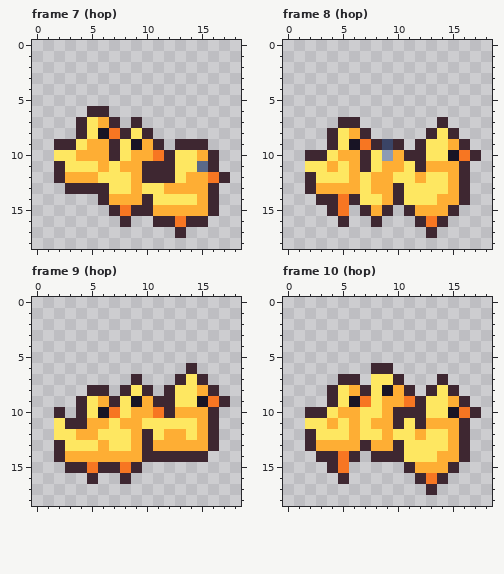
One commit to this pixel-art file: art/animals/chase-ducklings@50.aseprite. The picture above was drawn from the file before the commit.
19x19 pixels, 10 frames. Shown: frame 7 (hop), frame 8 (hop), frame 9 (hop), frame 10 (hop). The old version is drawn lined up with the new one. The commit also changed other frames, which this record leaves out.
After the commit:
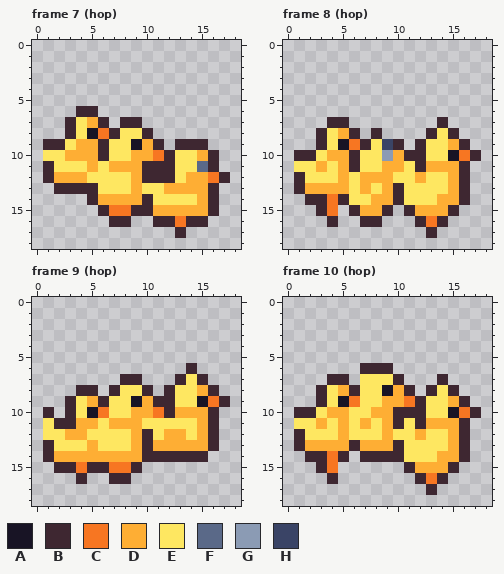
Palette (. is transparent): A #181425  B #3e2731  C #f77622  D #feae34  E #fee761  F #5a6988  G #8b9bb4  H #3a4466
Edits made:
whole drawing moved by +0,-1 (the old picture is shown already moved)
Frame 7 (hop):
y 6: x 4 . -> B; x 6 B -> .
y 7: x 3..8 .BEDB. -> BEDB.B
y 8: x 3..8 .BEACB -> BEACBE
y 9: x 1 . -> B; x 3..4 BE -> ED; x 6..7 DB -> BE
y 10: x 1 . -> E; x 3 E -> D; x 6..7 DB -> BE
y 11: x 1..2 .B -> BE; x 5..7 EDE -> DED
y 12: x 1..2 .B -> BD; x 5 D -> E
y 13: x 2 . -> B; x 6 B -> E
y 14: x 5..6 .B -> BD
y 15: x 6..7 .B -> BC
y 16: x 7 . -> B
Frame 8 (hop):
y 7: x 4 . -> B; x 6 B -> .
y 8: x 3..8 .BEDB. -> BEDB.B
y 9: x 3..8 .BEACB -> BEACBE
y 10: x 1 . -> B; x 3..4 BE -> ED; x 6..7 DB -> BE
y 11: x 1 . -> E; x 3..7 EDEDB -> DEDBE
y 12: x 1..2 .B -> BE; x 5..7 EDE -> DED
y 13: x 1..2 .B -> BD; x 6..8 DED -> EDE
y 14: x 2 . -> B; x 4..6 BCB -> CBE; x 8 E -> D
y 15: x 3..7 .BC.B -> BC.BD
y 16: x 4..5 .B -> B.; x 7 . -> B
Frame 9 (hop):
y 7: x 8 . -> B
y 8: x 4 . -> B; x 6..8 B.B -> .BE
y 9: x 3..7 .BEDB -> BEDBE
y 10: x 1..7 .B.BEAC -> B.BEACE
y 11: x 1..2 .E -> EB; x 4 B -> D; x 6..7 DE -> ED
y 12: x 1 . -> E; x 3 E -> D; x 5 D -> E
y 13: x 1..2 .B -> BE; x 5..6 ED -> DE
y 14: x 1..2 .B -> BD
y 15: x 2 . -> B; x 4..5 BC -> CB; x 7 B -> C
y 16: x 4..5 .B -> B.; x 7 . -> B
Frame 10 (hop):
y 6: x 7 . -> B
y 7: x 4 . -> B; x 6..7 B. -> .E
y 8: x 3..7 .BEDB -> BEDBE
y 9: x 3..7 .BEAC -> BEACE
y 10: x 1 . -> B; x 3..4 BE -> ED; x 6 D -> E; x 8 E -> D
y 11: x 1 . -> E; x 3..8 EDEDED -> DEDEDE
y 12: x 1..2 .B -> BE; x 5..6 ED -> DE
y 13: x 1..2 .B -> BD; x 6..7 DB -> BD
y 14: x 2 . -> B; x 4..7 BCB. -> CB.B
y 15: x 3..5 .BC -> BC.
y 16: x 4..5 .B -> B.
